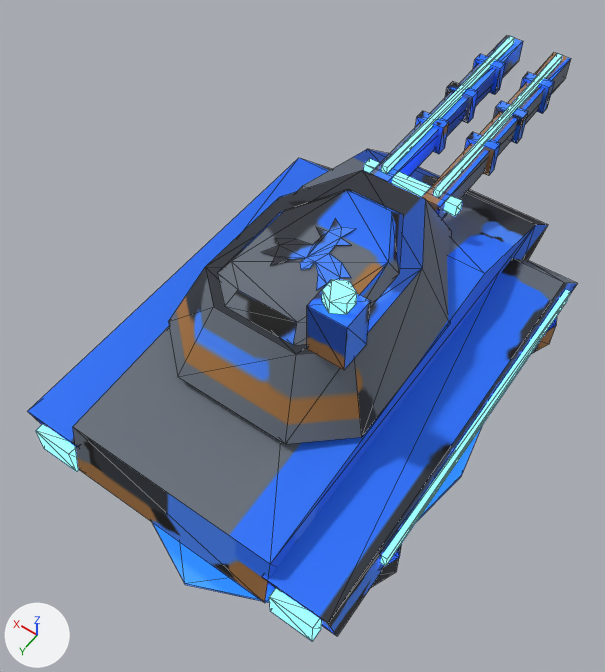
One commit to the glTF model game/assets/models/assault_dl8_blue.glb: the scene before it, then after it.
Both versions are drawn from a 50 mm lens placed at (-0.261, 0.426, 0.756), pointed at (0.029, 0.02, 0.118). Arrows for +X, +Y and +Z are at lower left; the lights stay in place. The first picture is the older version. Mesh edges are drawn as thin lines. Vertices at exactly the same position are counted once.

Names of what the first picture shows: 'assault_dl8_blue'.
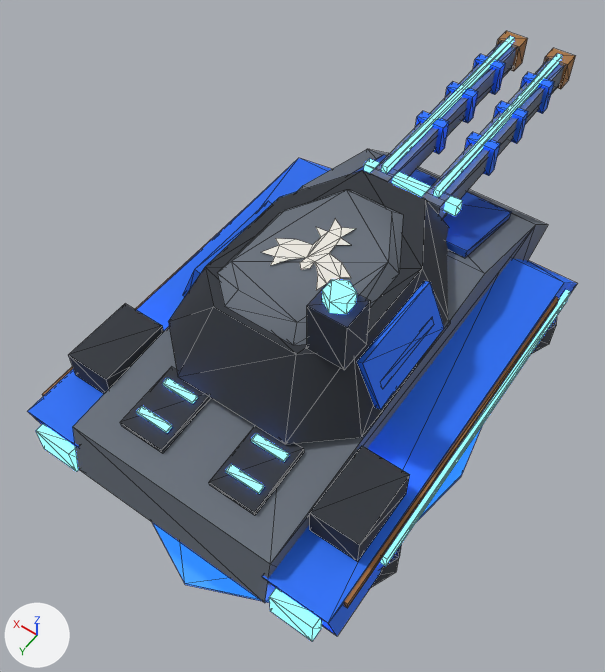
Edits to the bpy script that builds the scene:
```text
Change me_cylinder:
    used by ob_assault_dl8_blue; location = (0.0, 0.0, 0.0)
    remove me_cylinder.from_pydata(...)  # 384 vertices, 612 faces; spans x -0.162..0.162, y -0.38..0.25, z 0.002..0.318
    add me_cylinder.from_pydata(...)  # 552 vertices, 864 faces; spans x -0.162..0.162, y -0.383..0.25, z 0.002..0.318
    me_cylinder part 1: a new loose piece, a box spanning x -0.147..-0.103, y 0.125..0.195, z 0.157..0.187, in mat_baked (picture img_bake)
    me_cylinder part 2: a new loose piece, a box spanning x -0.1585..-0.1545, y -0.135..0.225, z 0.146..0.154, in mat_baked (picture img_bake)
    me_cylinder part 3: a new loose piece, a box spanning x -0.041..-0.015, y -0.383..-0.363, z 0.205..0.235, in mat_baked (picture img_bake)
    me_cylinder part 4: a new loose piece, a box spanning x 0.103..0.147, y 0.125..0.195, z 0.157..0.187, in mat_baked (picture img_bake)
    me_cylinder part 5: a new loose piece, a box spanning x 0.1545..0.1585, y -0.135..0.225, z 0.146..0.154, in mat_baked (picture img_bake)
    me_cylinder part 6: a new loose piece, a box spanning x 0.015..0.041, y -0.383..-0.363, z 0.205..0.235, in mat_baked (picture img_bake)
    me_cylinder part 7: the loose piece of 8 vertices spanning x -0.077..-0.043, y 0.085..0.115, z 0.255..0.305 is copied, and the copy is scaled about its middle by (0.941, 0.233, 0.0798), then moved by (0.014, 0.068, -0.093), in mat_glow_team_2673ff (blue #4788ff, glowing blue #4788ff); it spans x -0.062..-0.03, y 0.164..0.172, z 0.184..0.189
    me_cylinder part 8: the loose piece of 8 vertices spanning x -0.16..-0.154, y -0.17..0.17, z 0.118..0.132 is copied, and the copy is scaled about its middle by (5.33, 0.0205, 0.285), then moved by (0.111, 0.2, 0.059); it spans x -0.062..-0.03, y 0.196..0.204, z 0.182..0.186
    me_cylinder part 9: the loose piece of 8 vertices spanning x 0.105..0.145, y 0.238..0.25, z 0.11..0.14 is copied, and the copy is scaled about its middle by (0.8, 0.582, 0.133), then moved by (-0.079, -0.076, 0.062); it spans x 0.03..0.062, y 0.164..0.172, z 0.184..0.189
    me_cylinder part 10: the loose piece of 8 vertices spanning x 0.105..0.145, y 0.238..0.25, z 0.11..0.14 is copied, and the copy is scaled about its middle by (0.8, 0.582, 0.133), then moved by (-0.079, -0.044, 0.059); it spans x 0.03..0.062, y 0.196..0.204, z 0.182..0.186
    me_cylinder part 11: 40 vertices added at x -0.102..0.102, y -0.192..0.097, z 0.167..0.248
    me_cylinder part 12: 16 vertices added at x -0.068..0.068, y 0.153..0.217, z 0.176..0.187
    me_cylinder part 13: 612 kept faces spanning x -0.162..0.162, y -0.38..0.25, z 0.002..0.318 get new texture (UV) coordinates
    other edits to the shape of me_cylinder do not show in these pictures
```

What differs and where, as boxes (x1, y1, x2, y2) in the pictures (605 x 672 px):
'assault_dl8_blue', reshaped
    before: (27, 36, 577, 641)
    after: (27, 31, 577, 641)
part 1 of me_cylinder, added
    after: (310, 445, 410, 562)
part 2 of me_cylinder, added
    after: (344, 297, 559, 608)
part 3 of me_cylinder, added (brown)
    after: (543, 48, 575, 89)
part 4 of me_cylinder, added
    after: (68, 304, 164, 394)
part 5 of me_cylinder, added
    after: (42, 207, 246, 396)
part 6 of me_cylinder, added (brown)
    after: (497, 31, 528, 71)
part 7 of me_cylinder, added
    after: (251, 433, 289, 462)
part 8 of me_cylinder, added (blue)
    after: (226, 464, 264, 494)
part 9 of me_cylinder, added
    after: (162, 378, 198, 404)
part 10 of me_cylinder, added
    after: (136, 406, 172, 433)
part 11 of me_cylinder, added
    after: (183, 155, 511, 410)
part 12 of me_cylinder, added (blue)
    after: (120, 366, 304, 515)
part 13 of me_cylinder, surface changed
    both: (41, 36, 577, 636)
